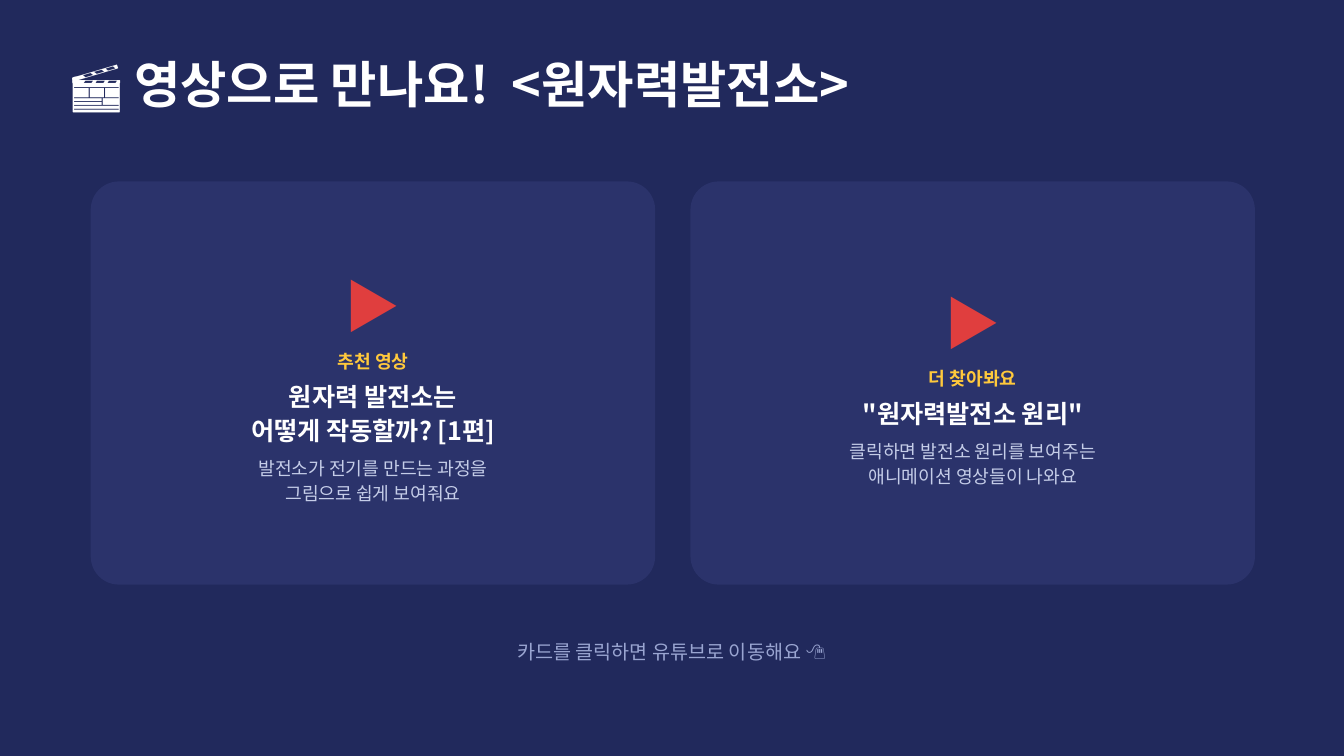
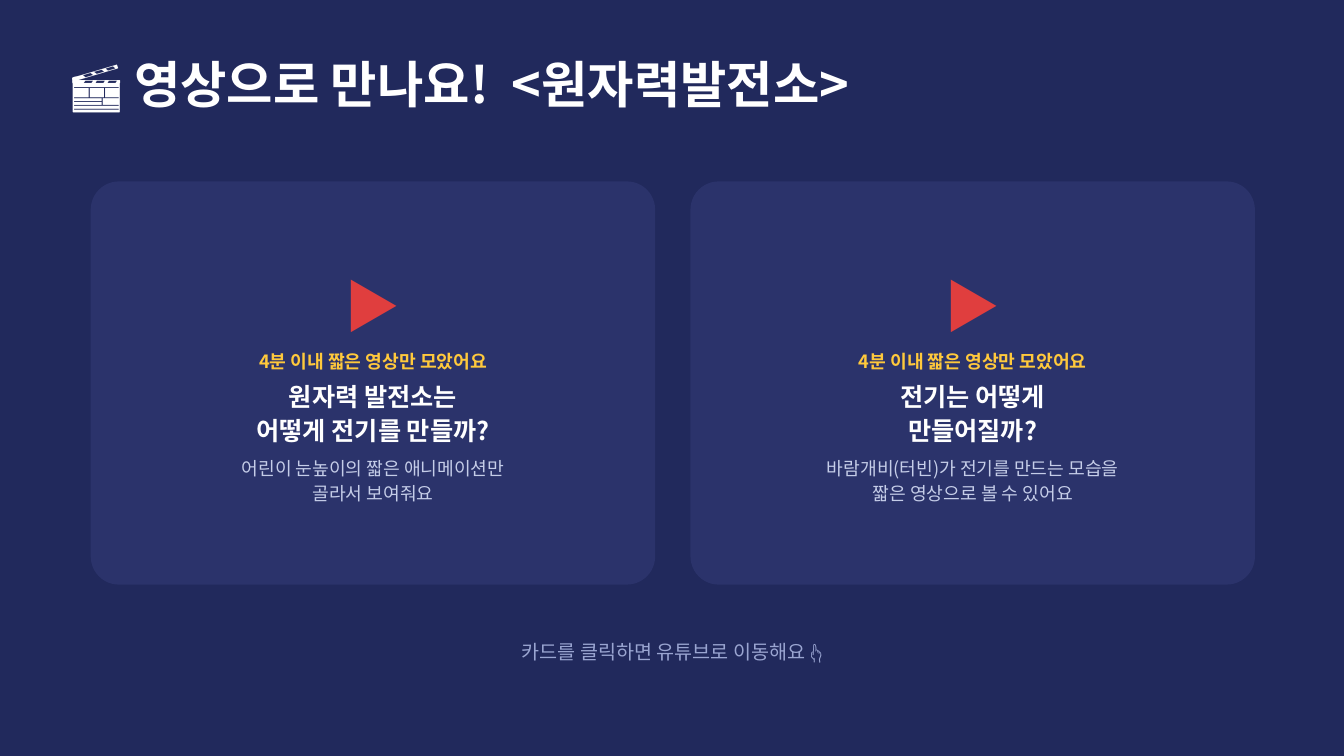
Before and after one commit to parksang-jun/ecture-materials, a slide deck: slide 16 of 강의자료/원자력 세상_초등 3-4학년용.pptx. Drawn at 1344x756 pixels with LibreOffice and Linux fonts; fonts in the diff are those of the drawing. Boxes give left, top, right and bottom in pixels: in the first picture for what was removed or moved away, otherwise in the second. Text is boxed around its words. In the diff, an @@ line names an element or a change of style, - is before the commit and + after.

```diff
--- a/강의자료/원자력 세상_초등 3-4학년용.pptx
+++ b/강의자료/원자력 세상_초등 3-4학년용.pptx
@@ text in rounded rectangle at (x1=242, y1=352, x2=504, y2=502): text changed @@
-추천 영상
-원자력 발전소는
-어떻게 작동할까? [1편]
-발전소가 전기를 만드는 과정을
-그림으로 쉽게 보여줘요
+4분 이내 짧은 영상만 모았어요
+원자력 발전소는
+어떻게 전기를 만들까?
+어린이 눈높이의 짧은 애니메이션만
+골라서 보여줘요
@@ text in rounded rectangle at (x1=827, y1=352, x2=1118, y2=502): text changed @@
-더 찾아봐요
-"원자력발전소 원리"
-클릭하면 발전소 원리를 보여주는
-애니메이션 영상들이 나와요
+4분 이내 짧은 영상만 모았어요
+전기는 어떻게
+만들어질까?
+바람개비(터빈)가 전기를 만드는 모습을
+짧은 영상으로 볼 수 있어요
@@ text at (x1=522, y1=643, x2=805, y2=661): text changed @@
-카드를 클릭하면 유튜브로 이동해요 🖱️
+카드를 클릭하면 유튜브로 이동해요 👆
```
Also in this commit, not shown: 19 other slides changed, 2 other files.
